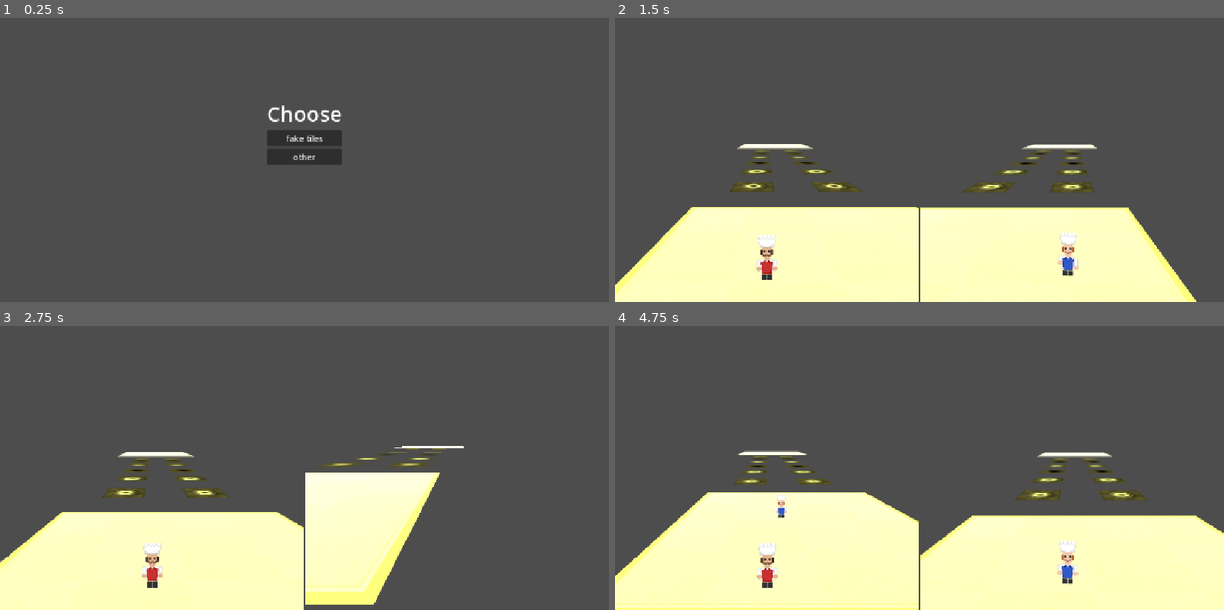
Above: before the commit, frames 1-4 (two rows, left to right).
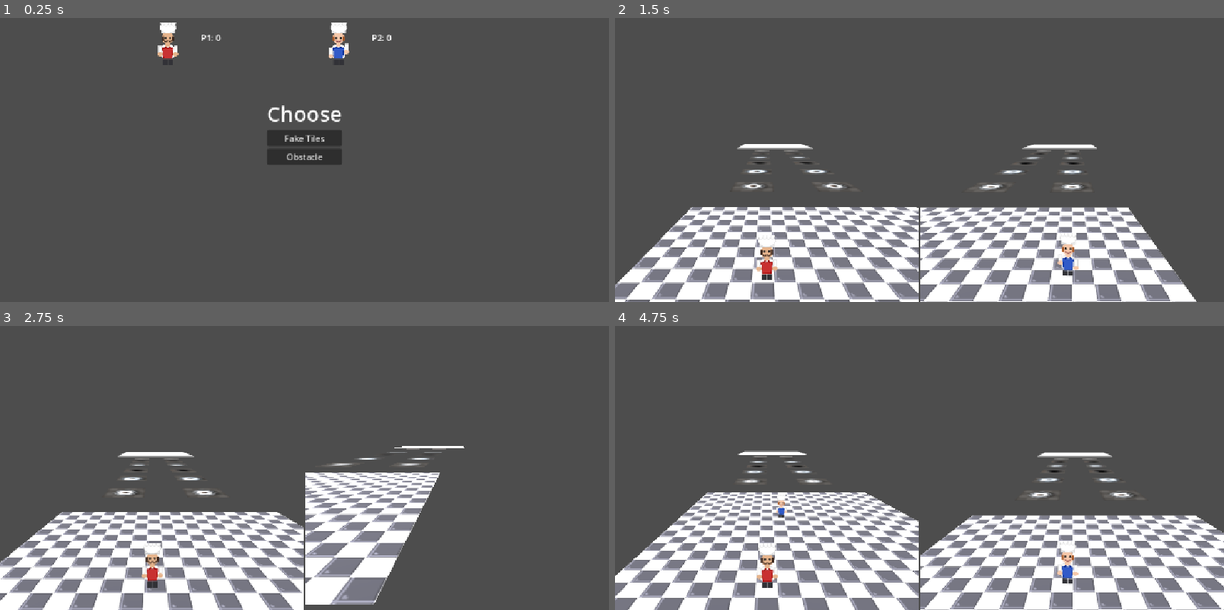
Above: after the commit, the same moments.

Repository: nyyozu/minigametest
Game: Godot game, scene res://Scenes/menu/menu_selecao.tscn
Two runs of this game, one before a commit and one after it. Both use one fixed random seed, a clock stepped at 60 frames per second and the inputs below.
Inputs:
- Up to frame 1 (0.25 s): no input
- Up to frame 2 (1.5 s): click "fake tiles" (after the commit: "Fake Tiles") at 0.5 s; hold Right (ui_right) from 1.28 s (still down); tap A (A) at 1.35 s
- Up to frame 3 (2.75 s): tap D (D) at 1.55, 2.1 s; release Right (ui_right) at 2.03 s; hold Down (ui_down) from 2.03 s (still down); tap S (S) at 2.3 s
- Up to frame 4 (4.75 s): release Down (ui_down) at 2.78 s; hold Right (ui_right) 2.78-3.53 s; hold S (S) 2.78-3.53 s; tap W (W) at 3.05, 3.6 s; hold Up (ui_up) 3.53-4.28 s; tap A (A) at 3.8, 4.35 s; hold Left (ui_left) from 4.28 s (still down); tap D (D) at 4.55 s

The runs differ from the first frame. In frame 1, 0.9% of the frame differs, in the area x 25-65%, y 1-50%; in frame 2, 29%; in frame 3, 25%; in frame 4, 34%, in the area x 0-100%, y 44-100%.

Commit message:
Criado jogo OBSTACLE, falta refino, mas já está jogável

Diff:
--- a/Scenes/auto_load/game_manager.gd
+++ b/Scenes/auto_load/game_manager.gd
@@ -4,9 +4,22 @@
 
 var ultimo_resultado = {}
 
+var vitorias: Array[int] = [0, 0]
+
 func iniciar_minigame(caminho_da_cena: String) -> void:
 	get_tree().change_scene_to_file(caminho_da_cena)
 
 func finalizar_minigame(resultado: Dictionary = {}) -> void:
 	ultimo_resultado = resultado
+	_registrar_vitoria(resultado)
 	get_tree().change_scene_to_file(MENU_PATH)
+
+func _registrar_vitoria(resultado: Dictionary) -> void:
+	if resultado.get("empate", false):
+		return
+	var id: int = resultado.get("vencedor_id", -1)
+	if id >= 0 and id < vitorias.size():
+		vitorias[id] += 1
+
+func resetar_placar() -> void:
+	vitorias = [0, 0]
--- a/Scenes/menu/menu_selecao.tscn
+++ b/Scenes/menu/menu_selecao.tscn
@@ -1,9 +1,83 @@
 [gd_scene format=3 uid="uid://b5fl4wcbkv4uh"]
 
 [ext_resource type="Script" uid="uid://c2s5dextclem2" path="res://scripts/menu_selecao.gd" id="1_7tia0"]
+[ext_resource type="Texture2D" uid="uid://c4sf1j6r5q5d3" path="res://assets/P1/ChefP1_walk_sheet.png" id="2_d1kub"]
+[ext_resource type="Texture2D" uid="uid://c87dngsscw677" path="res://assets/P2/ChefP2_walk_sheet.png" id="3_itl41"]
 
 [sub_resource type="LabelSettings" id="LabelSettings_smuj2"]
 font_size = 40
+
+[sub_resource type="AtlasTexture" id="AtlasTexture_vgg0t"]
+atlas = ExtResource("2_d1kub")
+region = Rect2(0, 0, 64, 80)
+
+[sub_resource type="AtlasTexture" id="AtlasTexture_pu3o0"]
+atlas = ExtResource("2_d1kub")
+region = Rect2(64, 0, 64, 80)
+
+[sub_resource type="AtlasTexture" id="AtlasTexture_8jbc6"]
+atlas = ExtResource("2_d1kub")
+region = Rect2(128, 0, 64, 80)
+
+[sub_resource type="AtlasTexture" id="AtlasTexture_3asf7"]
+atlas = ExtResource("2_d1kub")
+region = Rect2(192, 0, 64, 80)
+
+[sub_resource type="SpriteFrames" id="SpriteFrames_milbd"]
+animations = [{
+"frames": [{
+"duration": 1.0,
+"texture": SubResource("AtlasTexture_vgg0t")
+}, {
+"duration": 1.0,
+"texture": SubResource("AtlasTexture_pu3o0")
+}, {
+"duration": 1.0,
+"texture": SubResource("AtlasTexture_8jbc6")
+}, {
+"duration": 1.0,
+"texture": SubResource("AtlasTexture_3asf7")
+}],
+"loop": 1,
+"name": &"default",
+"speed": 5.0
+}]
+
+[sub_resource type="AtlasTexture" id="AtlasTexture_yvg5k"]
+atlas = ExtResource("3_itl41")
+region = Rect2(0, 0, 64, 80)
+
+[sub_resource type="AtlasTexture" id="AtlasTexture_rgwtq"]
+atlas = ExtResource("3_itl41")
+region = Rect2(64, 0, 64, 80)
+
+[sub_resource type="AtlasTexture" id="AtlasTexture_5axud"]
+atlas = ExtResource("3_itl41")
+region = Rect2(128, 0, 64, 80)
+
+[sub_resource type="AtlasTexture" id="AtlasTexture_rfehn"]
+atlas = ExtResource("3_itl41")
+region = Rect2(192, 0, 64, 80)
+
+[sub_resource type="SpriteFrames" id="SpriteFrames_smuj2"]
+animations = [{
+"frames": [{
+"duration": 1.0,
+"texture": SubResource("AtlasTexture_yvg5k")
+}, {
+"duration": 1.0,
+"texture": SubResource("AtlasTexture_rgwtq")
+}, {
+"duration": 1.0,
+"texture": SubResource("AtlasTexture_5axud")
+}, {
+"duration": 1.0,
+"texture": SubResource("AtlasTexture_rfehn")
+}],
+"loop": 1,
+"name": &"default",
+"speed": 5.0
+}]
 
 [node name="MenuSelecao" type="Control" unique_id=1895418196]
 layout_mode = 3
@@ -30,12 +104,35 @@
 
 [node name="fake_tiles" type="Button" parent="CenterContainer/VBoxContainer" unique_id=983338461]
 layout_mode = 2
-text = "fake tiles
-"
+text = "Fake Tiles"
 
-[node name="other" type="Button" parent="CenterContainer/VBoxContainer" unique_id=918697452]
+[node name="obstacle" type="Button" parent="CenterContainer/VBoxContainer" unique_id=918697452]
 layout_mode = 2
-text = "other
-"
+text = "Obstacle"
+
+[node name="P1" type="Label" parent="." unique_id=563248056]
+layout_mode = 0
+offset_left = 380.0
+offset_top = 135.0
+offset_right = 503.0
+offset_bottom = 182.0
+
+[node name="P2" type="Label" parent="." unique_id=1829448601]
+layout_mode = 0
+offset_left = 703.0
+offset_top = 135.0
+offset_right = 826.0
+offset_bottom = 182.0
+
+[node name="P1_SPRITE" type="AnimatedSprite2D" parent="." unique_id=1436094611]
+position = Vector2(317, 158)
+sprite_frames = SubResource("SpriteFrames_milbd")
+frame_progress = 0.15342462
+
+[node name="P2_SPRITE" type="AnimatedSprite2D" parent="." unique_id=743053928]
+position = Vector2(640, 158)
+sprite_frames = SubResource("SpriteFrames_smuj2")
+frame_progress = 0.8185849
 
 [connection signal="pressed" from="CenterContainer/VBoxContainer/fake_tiles" to="." method="_on_botao_tiles_falsos_pressed"]
+[connection signal="pressed" from="CenterContainer/VBoxContainer/obstacle" to="." method="_on_obstacle_pressed"]
--- a/Scenes/minigames/fake tiles.tscn
+++ b/Scenes/minigames/fake tiles.tscn
@@ -103,6 +103,7 @@
 
 [sub_resource type="StandardMaterial3D" id="StandardMaterial3D_0da2w"]
 albedo_texture = ExtResource("6_g6vbk")
+uv1_scale = Vector3(5, 5, 5)
 
 [sub_resource type="PlaneMesh" id="PlaneMesh_milbd"]
 
@@ -111,6 +112,7 @@
 
 [sub_resource type="StandardMaterial3D" id="StandardMaterial3D_2hr5m"]
 albedo_texture = ExtResource("6_g6vbk")
+uv1_scale = Vector3(5, 5, 5)
 
 [sub_resource type="PlaneMesh" id="PlaneMesh_tl317"]
 size = Vector2(12, 12)
@@ -606,7 +608,6 @@
 [node name="Sun" type="DirectionalLight3D" parent="World" unique_id=790040036]
 transform = Transform3D(0.70710677, 0.49999997, -0.49999997, 0, 0.70710677, 0.70710677, 0.70710677, -0.49999997, 0.49999997, 0, 60, 30)
 layers = 7
-light_color = Color(0.9098852, 0.89664716, 0.46859187, 1)
 light_energy = 5.911
 shadow_enabled = true
 sky_mode = 1
--- /dev/null
+++ b/Scenes/minigames/obstacle.tscn
@@ -0,0 +1,256 @@
+[gd_scene format=3 uid="uid://cnbfqj4dlcp7g"]
+
+[ext_resource type="Script" uid="uid://d0guig2oe2ohv" path="res://scripts/p_1_obstacle.gd" id="1_ki3o5"]
+[ext_resource type="Texture2D" uid="uid://betq3b3kcnwyb" path="res://assets/Tiles/tile_floor.png" id="1_po8hn"]
+[ext_resource type="Texture2D" uid="uid://dy67xj31iwv1i" path="res://assets/obstacle/ChefP1_duck_0.png" id="1_vrfa0"]
+[ext_resource type="Texture2D" uid="uid://bvcr12c2bjwrd" path="res://assets/P1/ChefP1_idle_sheet.png" id="2_fc574"]
+[ext_resource type="Texture2D" uid="uid://cq22wf5ksjl84" path="res://assets/obstacle/ChefP1_jump_0.png" id="3_rwn4h"]
+[ext_resource type="Texture2D" uid="uid://cwlxh72tul3or" path="res://assets/obstacle/ChefP2_duck_0.png" id="4_xcxbb"]
+[ext_resource type="Texture2D" uid="uid://c16xv13hfurcn" path="res://assets/P2/ChefP2_idle_sheet.png" id="5_ki3o5"]
+[ext_resource type="Script" uid="uid://cuifp5c20c2nl" path="res://scripts/p_2_obstacle.gd" id="5_mtg82"]
+[ext_resource type="Texture2D" uid="uid://barxmlyq86i2w" path="res://assets/obstacle/ChefP2_jump_0.png" id="6_mtg82"]
+[ext_resource type="Script" uid="uid://dhs2yt3y4hmei" path="res://scripts/death_area_obstacle.gd" id="9_cvu5g"]
+[ext_resource type="PackedScene" uid="uid://b2or8lxac2rn" path="res://scenes/testes/obstacle.tscn" id="9_umutu"]
+
+[sub_resource type="PlaneMesh" id="PlaneMesh_milbd"]
+size = Vector2(10, 4)
+
+[sub_resource type="StandardMaterial3D" id="StandardMaterial3D_55moq"]
+albedo_texture = ExtResource("1_po8hn")
+uv1_scale = Vector3(5, 1.5, 5)
+texture_filter = 0
+
+[sub_resource type="BoxShape3D" id="BoxShape3D_milbd"]
+size = Vector3(9.885986, 0.48535156, 3.9521484)
+
+[sub_resource type="AtlasTexture" id="AtlasTexture_xcxbb"]
+atlas = ExtResource("1_vrfa0")
+region = Rect2(0, 0, 64, 80)
+
+[sub_resource type="AtlasTexture" id="AtlasTexture_ki3o5"]
+atlas = ExtResource("2_fc574")
+region = Rect2(0, 0, 64, 80)
+
+[sub_resource type="AtlasTexture" id="AtlasTexture_mtg82"]
+atlas = ExtResource("2_fc574")
+region = Rect2(64, 0, 64, 80)
+
+[sub_resource type="AtlasTexture" id="AtlasTexture_cvu5g"]
+atlas = ExtResource("3_rwn4h")
+region = Rect2(0, 0, 64, 80)
+
+[sub_resource type="SpriteFrames" id="SpriteFrames_milbd"]
+animations = [{
+"frames": [{
+"duration": 1.0,
+"texture": SubResource("AtlasTexture_xcxbb")
+}],
+"loop": 1,
+"name": &"down",
+"speed": 5.0
+}, {
+"frames": [{
+"duration": 1.0,
+"texture": SubResource("AtlasTexture_ki3o5")
+}, {
+"duration": 1.0,
+"texture": SubResource("AtlasTexture_mtg82")
+}],
+"loop": 1,
+"name": &"idle",
+"speed": 5.0
+}, {
+"frames": [{
+"duration": 1.0,
+"texture": SubResource("AtlasTexture_cvu5g")
+}],
+"loop": 1,
+"name": &"jump",
+"speed": 5.0
+}]
+
+[sub_resource type="CapsuleShape3D" id="CapsuleShape3D_milbd"]
+radius = 0.16845703
+height = 0.81689453
+
+[sub_resource type="CapsuleShape3D" id="CapsuleShape3D_tl317"]
+radius = 0.184
+height = 0.51
+
+[sub_resource type="AtlasTexture" id="AtlasTexture_umutu"]
+atlas = ExtResource("4_xcxbb")
+region = Rect2(0, 0, 64, 80)
+
+[sub_resource type="AtlasTexture" id="AtlasTexture_po8hn"]
+atlas = ExtResource("5_ki3o5")
+region = Rect2(0, 0, 64, 80)
+
+[sub_resource type="AtlasTexture" id="AtlasTexture_6n3fc"]
+atlas = ExtResource("5_ki3o5")
+region = Rect2(64, 0, 64, 80)
+
+[sub_resource type="AtlasTexture" id="AtlasTexture_06wii"]
+atlas = ExtResource("6_mtg82")
+region = Rect2(0, 0, 64, 80)
+
+[sub_resource type="SpriteFrames" id="SpriteFrames_umutu"]
+animations = [{
+"frames": [{
+"duration": 1.0,
+"texture": SubResource("AtlasTexture_umutu")
+}],
+"loop": 1,
+"name": &"down",
+"speed": 5.0
+}, {
+"frames": [{
+"duration": 1.0,
+"texture": SubResource("AtlasTexture_po8hn")
+}, {
+"duration": 1.0,
+"texture": SubResource("AtlasTexture_6n3fc")
+}],
+"loop": 1,
+"name": &"idle",
+"speed": 5.0
+}, {
+"frames": [{
+"duration": 1.0,
+"texture": SubResource("AtlasTexture_06wii")
+}],
+"loop": 1,
+"name": &"jump",
+"speed": 5.0
+}]
+
+[sub_resource type="CapsuleShape3D" id="CapsuleShape3D_smuj2"]
+radius = 0.18115234
+height = 0.81591797
+
+[sub_resource type="CapsuleShape3D" id="CapsuleShape3D_r6a7o"]
+radius = 0.18392944
+height = 0.50961304
+
+[sub_resource type="GDScript" id="GDScript_smuj2"]
+script/source = "extends Node3D
+
+@export var cena_obstaculo: PackedScene
+@export var spawn_x: float = 8.5
+@export var intervalo_inicial: float = 1.7
+@export var intervalo_minimo: float = 0.8
+@export var velocidade_inicial: float = 6.0
+@export var velocidade_maxima: float = 12.0
+@export var duracao_ate_max: float = 40.0
+@export var mesmo_tipo_nas_faixas: bool = true
+
+@onready var p1: Node3D = $\"../P1\"
+@onready var p2: Node3D = $\"../P2\"
+
+var _tempo: float = 0.0
+var _rodando: bool = true
+
+func _ready() -> void:
+	_loop_spawn()
+
+func _process(delta: float) -> void:
+	if _rodando:
+		_tempo += delta
+
+func parar() -> void:
+	_rodando = false
+	limpar()
+
+func limpar() -> void:
+	for o in get_children():
+		o.queue_free()
+
+func _loop_spawn() -> void:
+	while _rodando:
+		var t := clampf(_tempo / duracao_ate_max, 0.0, 1.0)
+		var intervalo := lerpf(intervalo_inicial, intervalo_minimo, t)
+		await get_tree().create_timer(intervalo).timeout
+		if not _rodando:
+			return
+		var velocidade := lerpf(velocidade_inicial, velocidade_maxima, t)
+		var tipo_comum := randi() % 2
+		for p in [p1, p2]:
+			_criar_obstaculo(p, velocidade, tipo_comum if mesmo_tipo_nas_faixas else randi() % 2)
+
+func _criar_obstaculo(alvo: Node3D, velocidade: float, tipo: int) -> void:
+	var o = cena_obstaculo.instantiate()
+	o.tipo = tipo
+	o.velocidade = velocidade
+	o.alvo = alvo
+	add_child(o)
+	o.position.x = spawn_x
+	o.position.z = alvo.position.z
+"
+
+[sub_resource type="BoxShape3D" id="BoxShape3D_smuj2"]
+size = Vector3(11.748993, 1, 11.446045)
+
+[node name="World" type="Node3D" unique_id=1591520059]
+
+[node name="CAM" type="Camera3D" parent="." unique_id=1439620636]
+transform = Transform3D(0.9848077, 0.07338689, -0.15737869, 0, 0.90630776, 0.42261827, 0.17364818, -0.41619775, 0.8925389, -3.1, 2, 3)
+
+[node name="TILES" type="StaticBody3D" parent="." unique_id=1155037327]
+
+[node name="MeshInstance3D" type="MeshInstance3D" parent="TILES" unique_id=1192400411]
+transform = Transform3D(1, 0, 0, 0, 1, 0, 0, 0, 1, -0.005961895, -0.014904499, 0.0078110695)
+mesh = SubResource("PlaneMesh_milbd")
+surface_material_override/0 = SubResource("StandardMaterial3D_55moq")
+
+[node name="CollisionShape3D" type="CollisionShape3D" parent="TILES" unique_id=2130094263]
+transform = Transform3D(1, 0, 0, 0, 1, 0, 0, 0, 1, -0.045776367, -0.25732422, -0.0053710938)
+shape = SubResource("BoxShape3D_milbd")
+
+[node name="P1" type="CharacterBody3D" parent="." unique_id=722334708]
+transform = Transform3D(1, 0, 0, 0, 1, 0, 0, 0, 1, -3, 0.5713984, 1)
+script = ExtResource("1_ki3o5")
+metadata/_edit_group_ = true
+
+[node name="AnimatedSprite3D" type="AnimatedSprite3D" parent="P1" unique_id=981483145]
+sprite_frames = SubResource("SpriteFrames_milbd")
+animation = &"idle"
+
+[node name="CollisionUp" type="CollisionShape3D" parent="P1" unique_id=1154670429]
+transform = Transform3D(1, 0, 0, 0, 1, 0, 0, 0, 1, 0, 0.010498047, 0)
+shape = SubResource("CapsuleShape3D_milbd")
+
+[node name="CollisionDowned" type="CollisionShape3D" parent="P1" unique_id=494727492]
+transform = Transform3D(1, 0, 0, 0, 1, 0, 0, 0, 1, 0, -0.21, 0)
+shape = SubResource("CapsuleShape3D_tl317")
+
+[node name="P2" type="CharacterBody3D" parent="." unique_id=611077521]
+transform = Transform3D(1, 0, 0, 0, 1, 0, 0, 0, 1, -3, 0.644774, -1)
+script = ExtResource("5_mtg82")
+metadata/_edit_group_ = true
+
+[node name="AnimatedSprite3D" type="AnimatedSprite3D" parent="P2" unique_id=1312061265]
+sprite_frames = SubResource("SpriteFrames_umutu")
+animation = &"idle"
+
+[node name="CollisionUp" type="CollisionShape3D" parent="P2" unique_id=274214009]
+transform = Transform3D(1, 0, 0, 0, 1, 0, 0, 0, 1, 0, -0.009521484, 0)
+shape = SubResource("CapsuleShape3D_smuj2")
+
+[node name="CollisionDowned" type="CollisionShape3D" parent="P2" unique_id=569702763]
+transform = Transform3D(1, 0, 0, 0, 1, 0, 0, 0, 1, 0, -0.21058655, 0)
+shape = SubResource("CapsuleShape3D_r6a7o")
+
+[node name="Spawner_Obstacle" type="Node3D" parent="." unique_id=1756563489]
+transform = Transform3D(1, 0, 0, 0, 1, 0, 0, 0, 1, -2.0797906, -1.3528447, 0)
+script = SubResource("GDScript_smuj2")
+cena_obstaculo = ExtResource("9_umutu")
+
+[node name="Death_Area" type="Area3D" parent="." unique_id=716471222]
+transform = Transform3D(1, 0, 0, 0, 1, 0, 0, 0, 1, -5.5, -4, 0)
+script = ExtResource("9_cvu5g")
+
+[node name="CollisionShape3D" type="CollisionShape3D" parent="Death_Area" unique_id=1289011140]
+transform = Transform3D(1, 0, 0, 0, 1, 0, 0, 0, 1, 0.9132843, 0, -1.3165283)
+shape = SubResource("BoxShape3D_smuj2")
+
+[node name="DirectionalLight3D" type="DirectionalLight3D" parent="." unique_id=1768551715]
+transform = Transform3D(1, 0, 0, 0, 0.9396926, 0.34202012, 0, -0.34202012, 0.9396926, 0, 5.710732, 4.5591173)
--- /dev/null
+++ b/Scenes/testes/obstacle.tscn
@@ -0,0 +1,24 @@
+[gd_scene format=3 uid="uid://b2or8lxac2rn"]
+
+[ext_resource type="Script" uid="uid://ddqjjilh73hws" path="res://scripts/obstacle.gd" id="1_gq71i"]
+[ext_resource type="Texture2D" uid="uid://crw6685jos0pa" path="res://assets/obstacle/coxa_frango.png" id="2_ro6wn"]
+
+[sub_resource type="CapsuleShape3D" id="CapsuleShape3D_smuj2"]
+radius = 0.123535156
+height = 1.8291931
+
+[node name="Area3D" type="Area3D" unique_id=69946908]
+transform = Transform3D(1, 0, 0, 0, 1, 0, 0, 0, 1, 0, 0.21432126, 0)
+script = ExtResource("1_gq71i")
+altura_baixo = 0.8
+altura_alto = 1.2
+
+[node name="Sprite3D" type="Sprite3D" parent="." unique_id=1889781960]
+transform = Transform3D(3.3484866e-08, 2.8097139e-08, -1.0000002, 0.64278764, -0.7660444, 0, -0.76604444, -0.6427876, -4.37114e-08, 0, 1, 0)
+pixel_size = 0.015
+texture_filter = 0
+texture = ExtResource("2_ro6wn")
+
+[node name="CollisionShape3D" type="CollisionShape3D" parent="." unique_id=1322488061]
+transform = Transform3D(1, 0, 0, 0, -4.371139e-08, -1, 0, 1, -4.371139e-08, 0, 0.99332964, 0.050369263)
+shape = SubResource("CapsuleShape3D_smuj2")
--- /dev/null
+++ b/Scripts/death_area_obstacle.gd
@@ -0,0 +1,82 @@
+extends Area3D
+
+@onready var p1: CharacterBody3D = $"../P1"
+@onready var p2: CharacterBody3D = $"../P2"
+@onready var spawner: Node = $"../Spawner_Obstacle"
+
+@export_file("*.tscn") var cena_menu: String = "res://scenes/menu/menu_selecao.tscn"
+@export var janela_empate: float = 0.15
+@export var delay_voltar_menu: float = 3.0
+
+var _caidos: Array[Node3D] = []
+var _finalizado: bool = false
+var _label: Label
+
+func _ready() -> void:
+	body_entered.connect(_on_body_entered)
+	_criar_label()
+
+func _on_body_entered(body: Node3D) -> void:
+	if _finalizado:
+		return
+	if body != p1 and body != p2:
+		return
+	if body in _caidos:
+		return
+
+	_caidos.append(body)
+
+	if _caidos.size() == 1:
+		await get_tree().create_timer(janela_empate).timeout
+		_resolver()
+
+var vencedor: CharacterBody3D = null   # null = empate
+
+func _resolver() -> void:
+	if _finalizado:
+		return
+	_finalizado = true
+
+	if spawner and spawner.has_method("parar"):
+		spawner.parar()
+
+	for p in [p1, p2]:
+		if p and "pode_jogar" in p:
+			p.pode_jogar = false
+
+	var mensagem: String
+	if _caidos.size() >= 2:
+		mensagem = "EMPATE!"
+		vencedor = null
+	else:
+		vencedor = p2 if _caidos[0] == p1 else p1
+		mensagem = vencedor.name + " VENCEU!"
+
+	_mostrar_mensagem(mensagem)
+
+	var resultado := {
+		"empate": vencedor == null,
+		"vencedor": "" if vencedor == null else String(vencedor.name),  # "P1" ou "P2"
+		"vencedor_id": -1 if vencedor == null else (0 if vencedor == p1 else 1),
+	}
+
+	await get_tree().create_timer(delay_voltar_menu).timeout
+	GameManager.finalizar_minigame(resultado)
+
+func _criar_label() -> void:
+	var camada := CanvasLayer.new()
+	add_child(camada)
+
+	_label = Label.new()
+	_label.set_anchors_preset(Control.PRESET_FULL_RECT)
+	_label.horizontal_alignment = HORIZONTAL_ALIGNMENT_CENTER
+	_label.vertical_alignment = VERTICAL_ALIGNMENT_CENTER
+	_label.add_theme_font_size_override("font_size", 72)
+	_label.add_theme_color_override("font_outline_color", Color.BLACK)
+	_label.add_theme_constant_override("outline_size", 12)
+	_label.visible = false
+	camada.add_child(_label)
+
+func _mostrar_mensagem(texto: String) -> void:
+	_label.text = texto
+	_label.visible = true
--- a/Scripts/menu_selecao.gd
+++ b/Scripts/menu_selecao.gd
@@ -1,7 +1,23 @@
 extends Control
+
+
+@onready var P1: Label = $P1
+@onready var P2: Label = $P2
+@onready var animationp1: AnimatedSprite2D = $P1_SPRITE
+@onready var animationp2: AnimatedSprite2D = $P2_SPRITE
+
+func _ready() -> void:
+	_atualizar_placar()
+	animationp1.play("default")
+	animationp2.play("default")
+
+func _atualizar_placar() -> void:
+	P1.text = "P1: %d" % GameManager.vitorias[0]
+	P2.text = "P2: %d" % GameManager.vitorias[1]
 
 func _on_botao_tiles_falsos_pressed() -> void:
 	GameManager.iniciar_minigame("res://scenes/minigames/fake tiles.tscn")
 
-func _on_botao_outro_minigame_pressed() -> void:
-	GameManager.iniciar_minigame("res://scenes/minigames/fake tiles.tscn")
+
+func _on_obstacle_pressed() -> void:
+	GameManager.iniciar_minigame("res://scenes/minigames/obstacle.tscn")
--- /dev/null
+++ b/Scripts/obstacle.gd
@@ -0,0 +1,35 @@
+extends Area3D
+
+enum Tipo { BAIXO, ALTO }
+
+@onready var sprite: Sprite3D = $Sprite3D
+@export var tipo: Tipo = Tipo.BAIXO
+@export var velocidade: float = 6.0
+@export var direcao_empurrao_no_hit: Vector3 = Vector3(-1, 0, 0)
+@export var altura_baixo: float = 0.3
+@export var altura_alto: float = 1.1
+@export var distancia_limite: float = 30.0
+
+var _ja_acertou := false
+
+func _ready() -> void:
+	body_entered.connect(_on_body_entered)
+	position.y = altura_baixo if tipo == Tipo.BAIXO else altura_alto
+
+func _physics_process(delta: float) -> void:
+	position.x -= velocidade * delta
+	if position.x < -distancia_limite:
+		queue_free()
+	sprite.rotation.x += 6.0 * delta
+
+var alvo: Node3D = null
+
+func _on_body_entered(body: Node3D) -> void:
+	if _ja_acertou:
+		return
+	if body != alvo:
+		return
+	if body.has_method("levar_hit"):
+		_ja_acertou = true
+		body.levar_hit(direcao_empurrao_no_hit)
+		queue_free()
--- /dev/null
+++ b/Scripts/p_1_obstacle.gd
@@ -0,0 +1,45 @@
+extends CharacterBody3D
+
+const JUMP_VELOCITY = 4.5
+const EMPURRAO = 0.6
+
+@onready var colisao_normal: CollisionShape3D = $CollisionUp
+@onready var colisao_abaixado: CollisionShape3D = $CollisionDowned
+@onready var animation: AnimatedSprite3D = $AnimatedSprite3D
+
+var esta_abaixado: bool = false
+var pode_jogar: bool = true
+
+func _physics_process(delta: float) -> void:
+	if not pode_jogar:
+		return
+
+	if not is_on_floor():
+		velocity += get_gravity() * delta
+
+	if Input.is_action_pressed("W") and is_on_floor() and not esta_abaixado:
+		animation.play("jump")
+		velocity.y = JUMP_VELOCITY
+
+	if Input.is_action_pressed("S") and is_on_floor():
+		animation.play("down")
+		_abaixar(true)
+	else:
+		_abaixar(false)
+
+	velocity.x = 0
+	velocity.z = 0
+
+	move_and_slide()
+
+func _abaixar(valor: bool) -> void:
+	esta_abaixado = valor
+	colisao_normal.disabled = valor
+	colisao_abaixado.disabled = not valor
+
+func levar_hit(direcao_empurrao: Vector3) -> void:
+	global_position += direcao_empurrao * EMPURRAO
+
+
+func _on_death_area_body_entered(body: Node3D) -> void:
+	pass # Replace with function body.
--- /dev/null
+++ b/Scripts/p_2_obstacle.gd
@@ -0,0 +1,45 @@
+extends CharacterBody3D
+
+const JUMP_VELOCITY = 4.5
+const EMPURRAO = 0.6
+
+@onready var colisao_normal: CollisionShape3D = $CollisionUp
+@onready var colisao_abaixado: CollisionShape3D = $CollisionDowned
+@onready var animation: AnimatedSprite3D = $AnimatedSprite3D
+
+var esta_abaixado: bool = false
+var pode_jogar: bool = true
+
+func _physics_process(delta: float) -> void:
+	if not pode_jogar:
+		return
+
+	if not is_on_floor():
+		velocity += get_gravity() * delta
+
+	if Input.is_action_just_pressed("ui_up") and is_on_floor() and not esta_abaixado:
+		animation.play("jump")
+		velocity.y = JUMP_VELOCITY
+
+	if Input.is_action_pressed("ui_down") and is_on_floor():
+		animation.play("down")
+		_abaixar(true)
+	else:
+		_abaixar(false)
+
+	velocity.x = 0
+	velocity.z = 0
+
+	move_and_slide()
+
+func _abaixar(valor: bool) -> void:
+	esta_abaixado = valor
+	colisao_normal.disabled = valor
+	colisao_abaixado.disabled = not valor
+
+func levar_hit(direcao_empurrao: Vector3) -> void:
+	global_position += direcao_empurrao * EMPURRAO
+
+
+func _on_death_area_body_entered(body: Node3D) -> void:
+	pass # Replace with function body.
--- /dev/null
+++ b/Scripts/spawner_obstacle.gd
@@ -0,0 +1,11 @@
+extends Node3D
+
+
+# Called when the node enters the scene tree for the first time.
+func _ready() -> void:
+	pass # Replace with function body.
+
+
+# Called every frame. 'delta' is the elapsed time since the previous frame.
+func _process(delta: float) -> void:
+	pass
Not shown, added: Scripts/death_area_obstacle.gd.uid
Not shown, added: Scripts/obstacle.gd.uid
Not shown, added: Scripts/p_1_obstacle.gd.uid
Not shown, added: Scripts/p_2_obstacle.gd.uid
Not shown, added: Scripts/spawner_obstacle.gd.uid
Binary file changed: assets/Tiles/tile_floor.png
Binary file added: assets/obstacle/ChefP1_duck_0.png
Not shown, added: assets/obstacle/ChefP1_duck_0.png.import
Binary file added: assets/obstacle/ChefP1_jump_0.png
Not shown, added: assets/obstacle/ChefP1_jump_0.png.import
Binary file added: assets/obstacle/ChefP2_duck_0.png
Not shown, added: assets/obstacle/ChefP2_duck_0.png.import
(and 5 more such lines)
